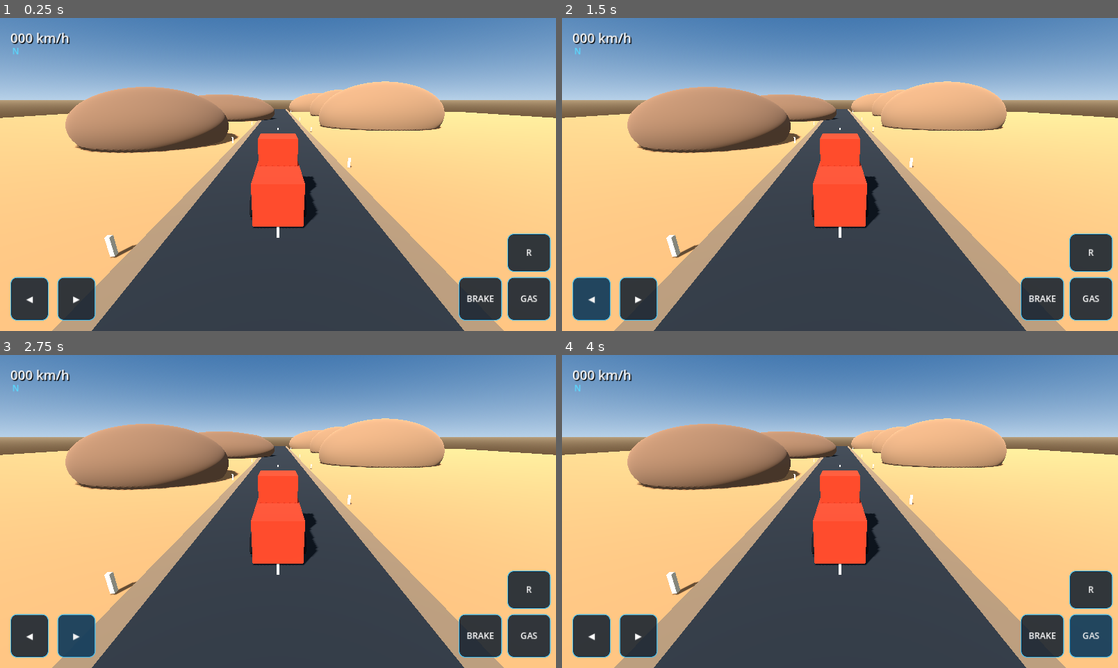
Above: before the commit, frames 1-4 (two rows, left to right).
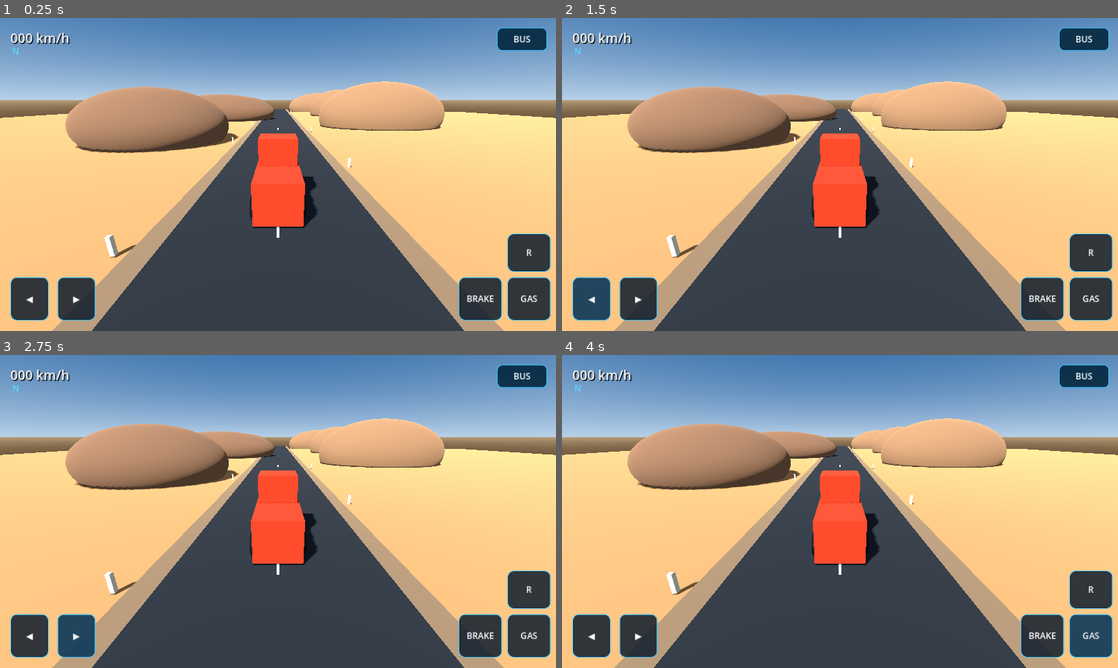
Above: after the commit, the same moments.

Repository: czz495m8zv-code/zayron-simulator
Game: Godot game, scene res://scenes/main/main.tscn
Same seed, same stepped clock (60 frames per second), same inputs: the game is played once before the commit and once after it.
Inputs (mouse positions are in pixels of both pictures, inside the frame that each line leads up to):
- Up to frame 1 (0.25 s): no input
- Up to frame 2 (1.5 s): click (1084, 39) at 0.5 s, where only the run after the commit has a clickable "BUS"; click "◀" at 1.25 s
- Up to frame 3 (2.75 s): click "▶" at 2 s
- Up to frame 4 (4 s): click "BRAKE" at 2.75 s; click "GAS" at 3.5 s

The runs differ from the first frame. In frame 1, 0.7% of the frame differs, in the area x 89-99%, y 3-11%; in frame 2, 0.7%; in frame 3, 0.7%; in frame 4, 0.7%.

Commit message:
Add in-game truck and bus selection

Diff:
--- a/scripts/main.gd
+++ b/scripts/main.gd
@@ -1,13 +1,58 @@
 extends Node3D
 
 const TRUCK_SCENE: PackedScene = preload("res://scenes/vehicles/prototype_truck.tscn")
+const BUS_SCENE: PackedScene = preload("res://scenes/vehicles/prototype_bus.tscn")
+
+var _active_vehicle: Node3D
+var _using_bus: bool = false
+var _vehicle_button: Button
 
 func _ready() -> void:
 	_build_environment()
 	_build_oman_test_road()
-	var truck := TRUCK_SCENE.instantiate()
-	truck.position = Vector3(0.0, 0.15, 8.0)
-	add_child(truck)
+	_spawn_vehicle()
+	_build_vehicle_selector()
+
+func _spawn_vehicle() -> void:
+	if is_instance_valid(_active_vehicle):
+		_active_vehicle.queue_free()
+	_active_vehicle = (BUS_SCENE if _using_bus else TRUCK_SCENE).instantiate()
+	_active_vehicle.position = Vector3(0.0, 0.15, 8.0)
+	add_child(_active_vehicle)
+	if is_instance_valid(_vehicle_button):
+		_vehicle_button.text = "BUS" if not _using_bus else "TRUCK"
+
+func _build_vehicle_selector() -> void:
+	var layer := CanvasLayer.new()
+	layer.layer = 5
+	add_child(layer)
+	var button := Button.new()
+	button.name = "VehicleSelector"
+	button.text = "BUS"
+	button.custom_minimum_size = Vector2(112.0, 54.0)
+	button.anchor_left = 1.0
+	button.anchor_right = 1.0
+	button.anchor_top = 0.0
+	button.anchor_bottom = 0.0
+	button.offset_left = -136.0
+	button.offset_right = -20.0
+	button.offset_top = 22.0
+	button.offset_bottom = 76.0
+	button.add_theme_font_size_override("font_size", 20)
+	button.add_theme_color_override("font_color", Color.WHITE)
+	var style := StyleBoxFlat.new()
+	style.bg_color = Color(0.02, 0.16, 0.25, 0.92)
+	style.border_color = Color(0.2, 0.72, 0.95, 0.95)
+	style.set_border_width_all(2)
+	style.set_corner_radius_all(12)
+	button.add_theme_stylebox_override("normal", style)
+	button.pressed.connect(_on_vehicle_button_pressed)
+	layer.add_child(button)
+	_vehicle_button = button
+
+func _on_vehicle_button_pressed() -> void:
+	_using_bus = not _using_bus
+	_spawn_vehicle()
 
 func _build_environment() -> void:
 	var world_environment := WorldEnvironment.new()
@@ -59,12 +104,10 @@
 	var shoulder_right := _make_box("RightRoadShoulder", Vector3(1.0, 0.10, 150.0), Vector3(5.0, 0.0, -48.0), Color(0.48, 0.39, 0.29))
 	add_child(shoulder_right)
 
-	# Broken white centre line, like a simple two-way test road.
 	for i in range(15):
 		var dash := _make_box("CentreLine_%02d" % i, Vector3(0.14, 0.025, 3.2), Vector3(0.0, 0.105, 18.0 - float(i) * 8.5), Color(0.92, 0.91, 0.82))
 		add_child(dash)
 
-	# Simple low-poly rocky hills frame the first Oman-inspired test route.
 	for i in range(7):
 		var side := -1.0 if i % 2 == 0 else 1.0
 		var hill := MeshInstance3D.new()
@@ -79,7 +122,6 @@
 		hill.material_override = rock
 		add_child(hill)
 
-	# Sparse roadside markers.
 	for i in range(12):
 		var side := -1.0 if i % 2 == 0 else 1.0
 		var marker := _make_box("RoadMarker_%02d" % i, Vector3(0.18, 0.8, 0.18), Vector3(side * 6.0, 0.4, 12.0 - float(i) * 11.0), Color(0.88, 0.84, 0.72))
